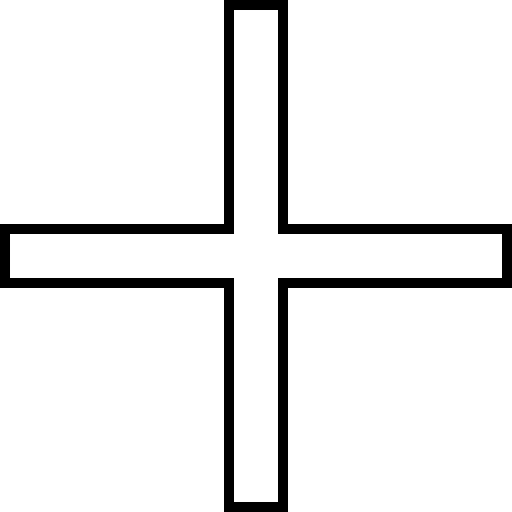
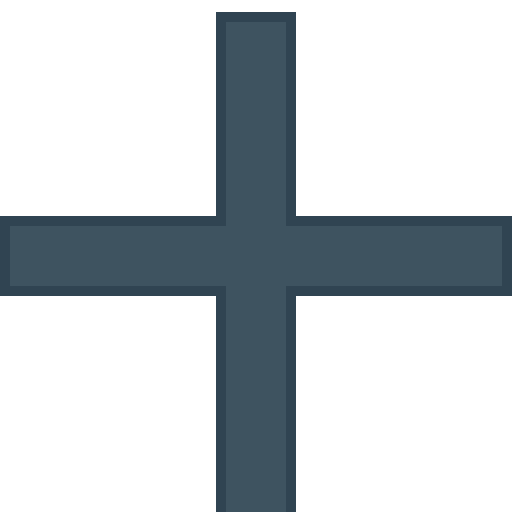
Two versions of the same layered image (512x512). Layer-by-layer changes:
painted on "長方形 2" over <box>204,226,304,286</box>
painted on "長方形 1 のコピー" over <box>216,0,296,512</box>
painted on "長方形 1" over <box>0,216,512,296</box>